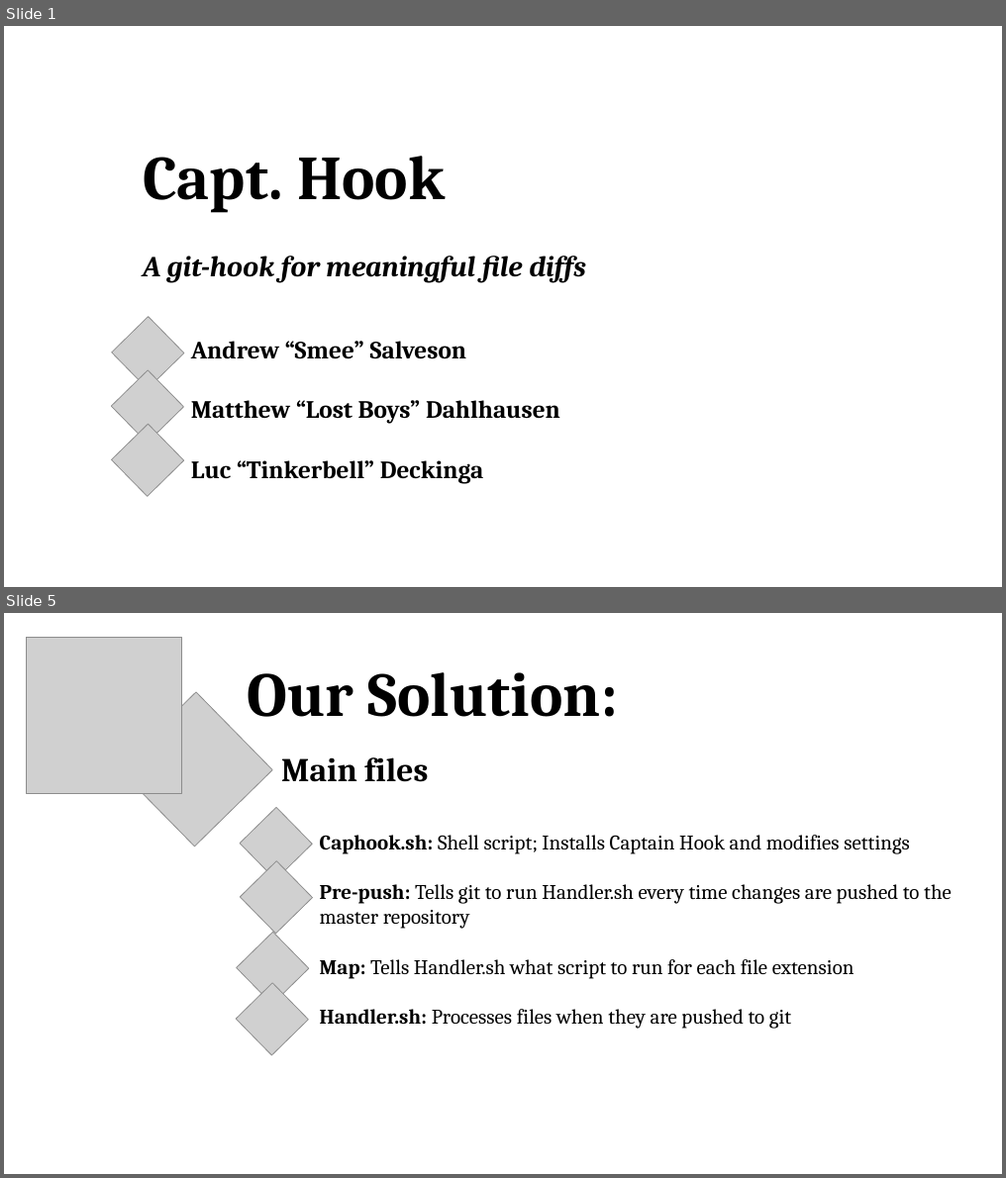
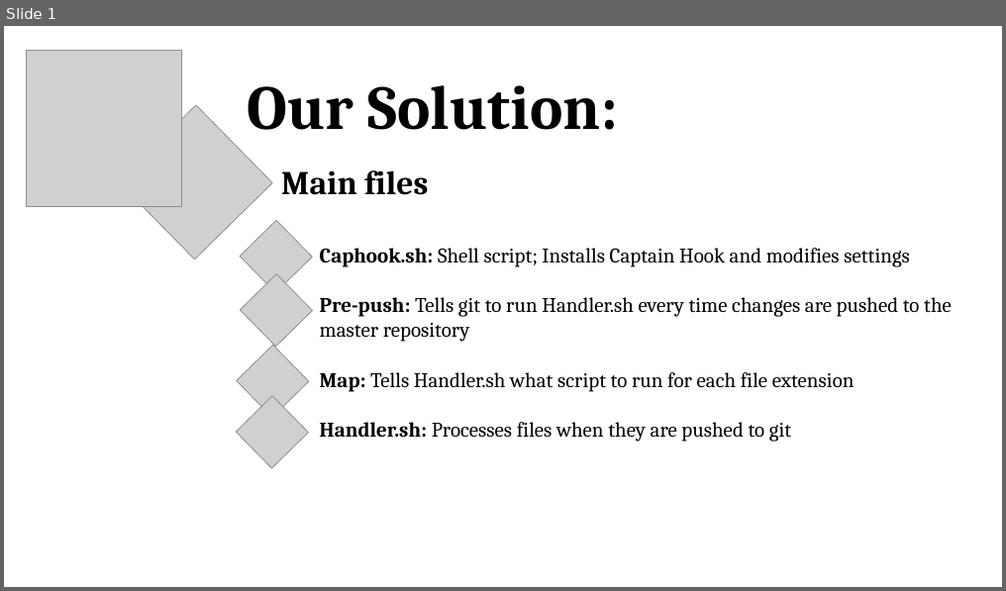
Before and after one commit to andrewsalveson/CaptainHook, a slide deck: presentation/CaptHook_Presentation_Luc.pptx. Shown one above the other, each under a label of ours: slides 1 and 5 before the commit, slide 1 after it; the slides between them are not shown. The pictures are 1006x1178 and 1006x591 pixels, drawn with LibreOffice and Linux fonts; fonts in the diff are those of the drawing; grey boxes stand for pictures. Boxes give left, top, right and bottom in pixels: in the first picture for what was removed or moved away, otherwise in the second. Text is boxed around its words. In the diff, an @@ line names an element or a change of style, - is before the commit and + after.

```diff
--- a/presentation/CaptHook_Presentation_Luc.pptx
+++ b/presentation/CaptHook_Presentation_Luc.pptx
@@ slide 1 removed at (4, 26, 1002, 587), background #FFFFFF @@
@@ text removed at (143, 156, 445, 213) @@
-Capt. Hook
@@ text removed at (143, 256, 586, 282) @@
-A git-hook for meaningful file diffs
@@ picture removed at (112, 317, 184, 389) @@
@@ text removed at (191, 341, 560, 484) @@
-Andrew “Smee” Salveson
-Matthew “Lost Boys” Dahlhausen
-Luc “Tinkerbell” Deckinga
@@ picture removed at (111, 371, 183, 443) @@
@@ picture removed at (112, 424, 184, 496) @@
@@ what was slide 5 is now slide 1 @@
```
Also in this commit, not shown: 6 other slides removed.
